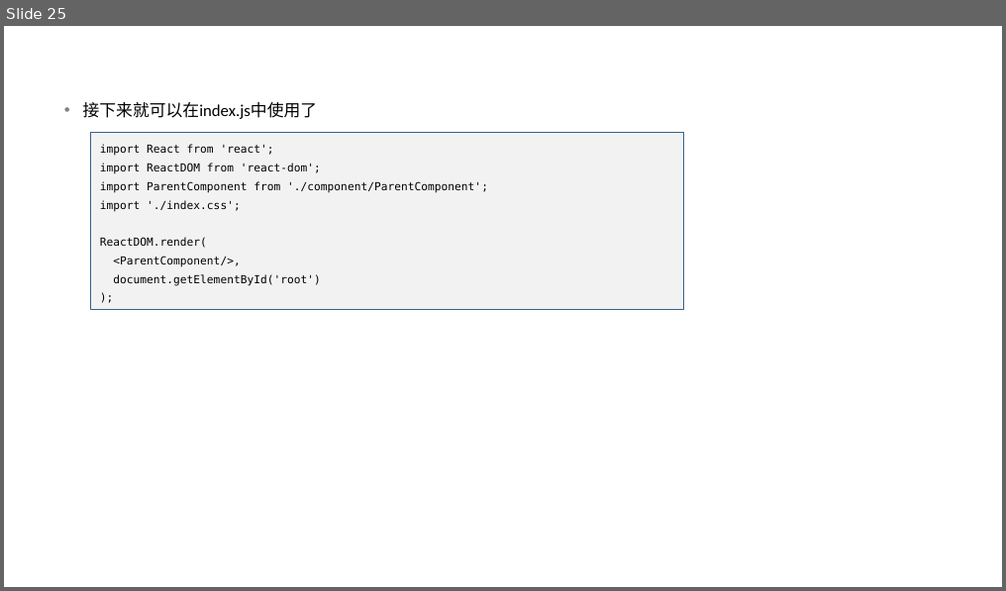
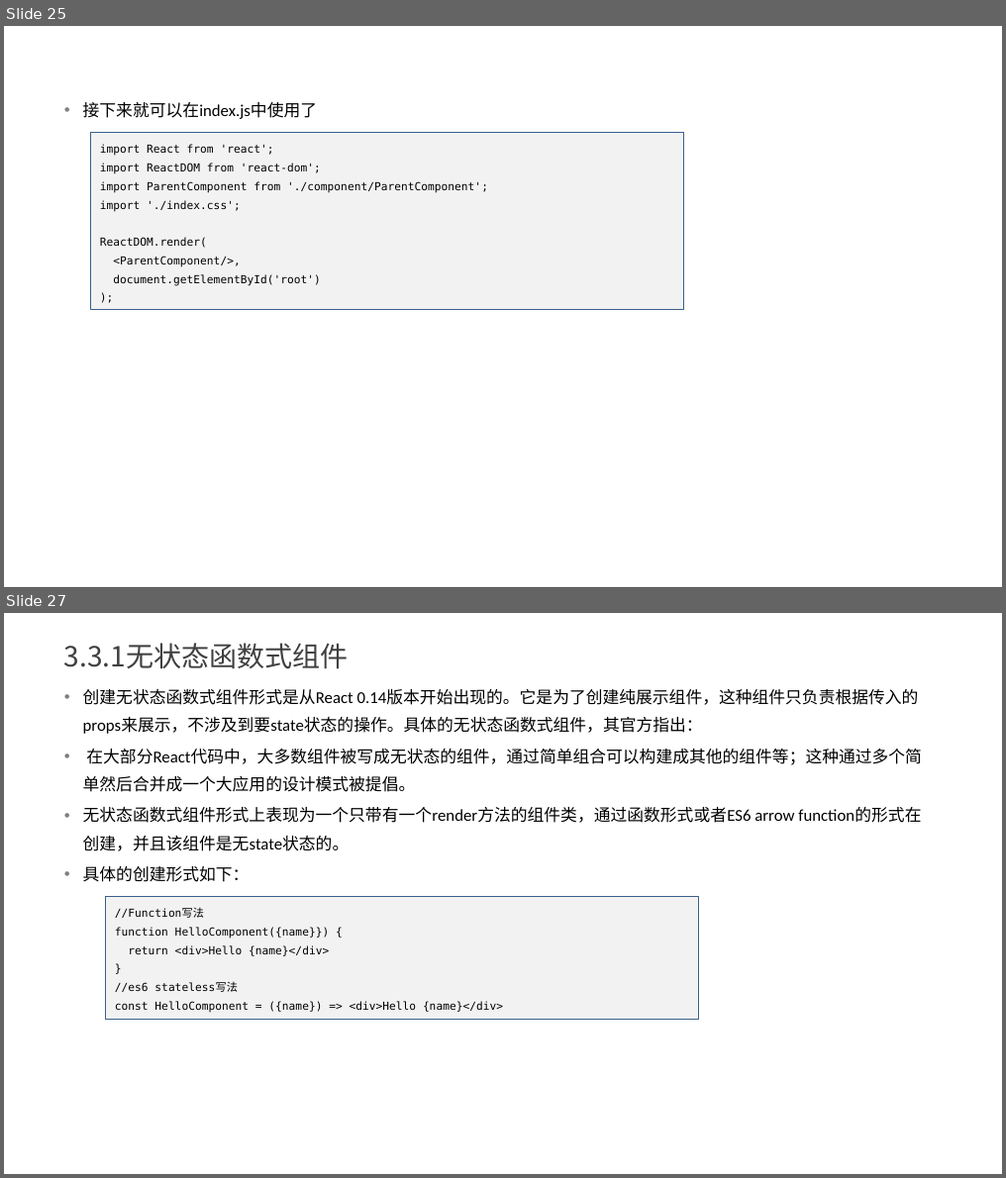
Before and after one commit to yxl2628/reactjs, a slide deck: ppt/01 React基础.pptx. Shown one above the other, each under a label of ours: slide 25 before the commit, slides 25 and 27 after it; the slides between them are not shown. The pictures are 1006x591 and 1006x1178 pixels, drawn with LibreOffice and Linux fonts; fonts in the diff are those of the drawing. Boxes give left, top, right and bottom in pixels: in the first picture for what was removed or moved away, otherwise in the second. Text is boxed around its words. In the diff, an @@ line names an element or a change of style, - is before the commit and + after.

```diff
--- a/ppt/01 React基础.pptx
+++ b/ppt/01 React基础.pptx
@@ slide 27 added at (4,613,1002,1174), background #FFFFFF @@
@@ text added at (64,643,349,669), 20 pt, text #404040 @@
+3.3.1无状态函数式组件
@@ text added at (83,689,922,882), 12 pt, text #000000 @@
+• 创建无状态函数式组件形式是从React 0.14版本开始出现的。它是为了创建纯展示组件，这种组件只负责根据传入的props来展示，不涉及到要state状态的操作。具体的无状态函数式组件，其官方指出：
+• 在大部分React代码中，大多数组件被写成无状态的组件，通过简单组合可以构建成其他的组件等；这种通过多个简单然后合并成一个大应用的设计模式被提倡。
+• 无状态函数式组件形式上表现为一个只带有一个render方法的组件类，通过函数形式或者ES6 arrow function的形式在创建，并且该组件是无state状态的。
+• 具体的创建形式如下：
@@ rectangle added at (105,896,699,1019), fill #F2F2F2, outline #3A5F8C 0.5 pt, 8 pt, text #000000 @@
+//Function写法
+function HelloComponent({name}}) {
+return <div>Hello {name}</div>
+}
+//es6 stateless写法
+const HelloComponent = ({name}) => <div>Hello {name}</div>
```
Also in this commit, not shown: 2 slides changed, 5 other slides added, 1 slide removed, 1 other file.
